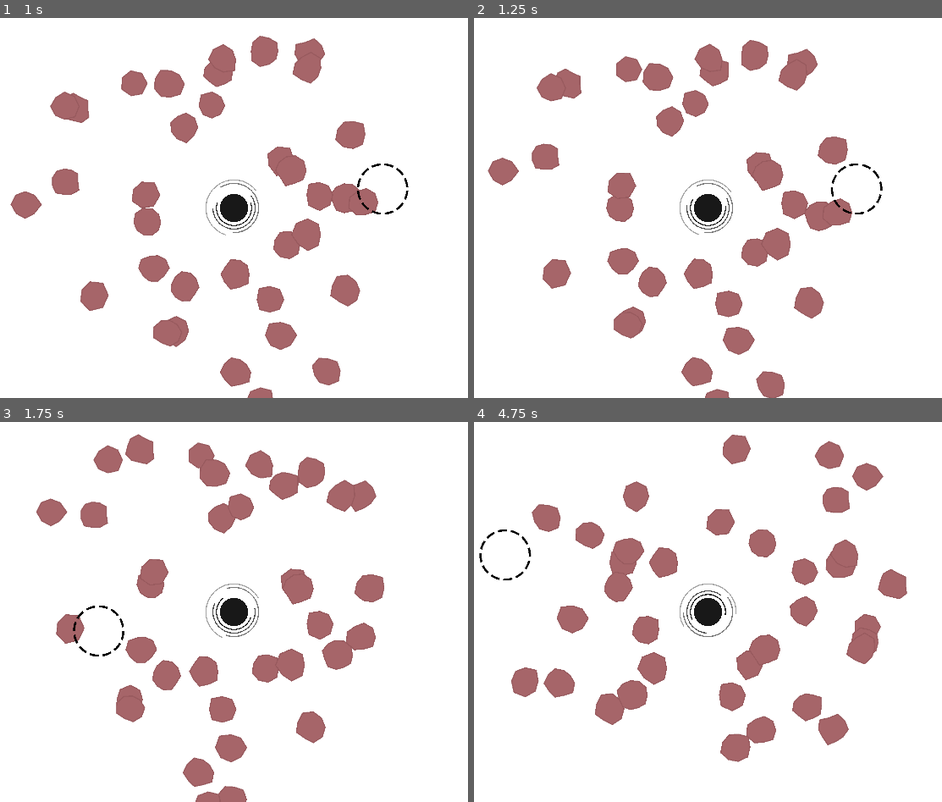
Above: before the commit, frames 1-4 (two rows, left to right).
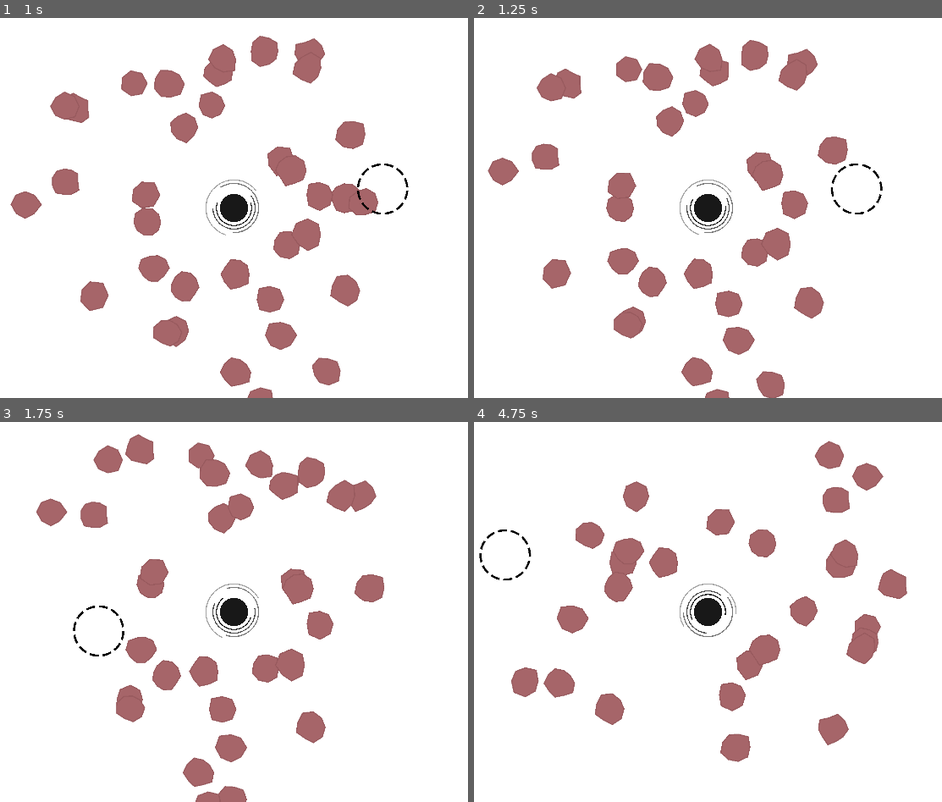
Above: after the commit, the same moments.

Repository: fatihceyln/a-game-about-feeding-a-black-hole
Game: Godot game, scene res://main/main.tscn
Two runs of this game, one before a commit and one after it. Both use one fixed random seed, a clock stepped at 60 frames per second and the inputs below. The project has no main scene, so this scene is started directly.
Inputs (mouse positions are in pixels of both pictures, inside the frame that each line leads up to):
- Up to frame 1 (1 s): move the mouse to (383, 189) at 0.52 s
- Up to frame 2 (1.25 s): no input
- Up to frame 3 (1.75 s): move the mouse to (98, 631) at 1.27 s
- Up to frame 4 (4.75 s): move the mouse to (773, 528) at 2.02 s; move the mouse to (675, 688) at 2.77 s; move the mouse to (909, 669) at 3.52 s; move the mouse to (506, 555) at 4.27 s

Frame 1 is identical in both runs. In frame 2, 0.6% of the frame differs, in the area x 70-81%, y 47-57%; in frame 3, 1.1%; in frame 4, 2.8%, in the area x 12-75%, y 3-85%.

Commit message:
Implement asteroid removal on clicker timer timeout by checking for overlapping areas

Diff:
--- a/main/main.gd
+++ b/main/main.gd
@@ -29,4 +29,7 @@
 
 
 func _on_clicker_timer_timeout() -> void:
-	print("attack")
+	var overlapping_areas: Array[Area2D] = clicker.get_overlapping_areas()
+	for area: Area2D in overlapping_areas:
+		if area is Asteroid:
+			area.queue_free()
